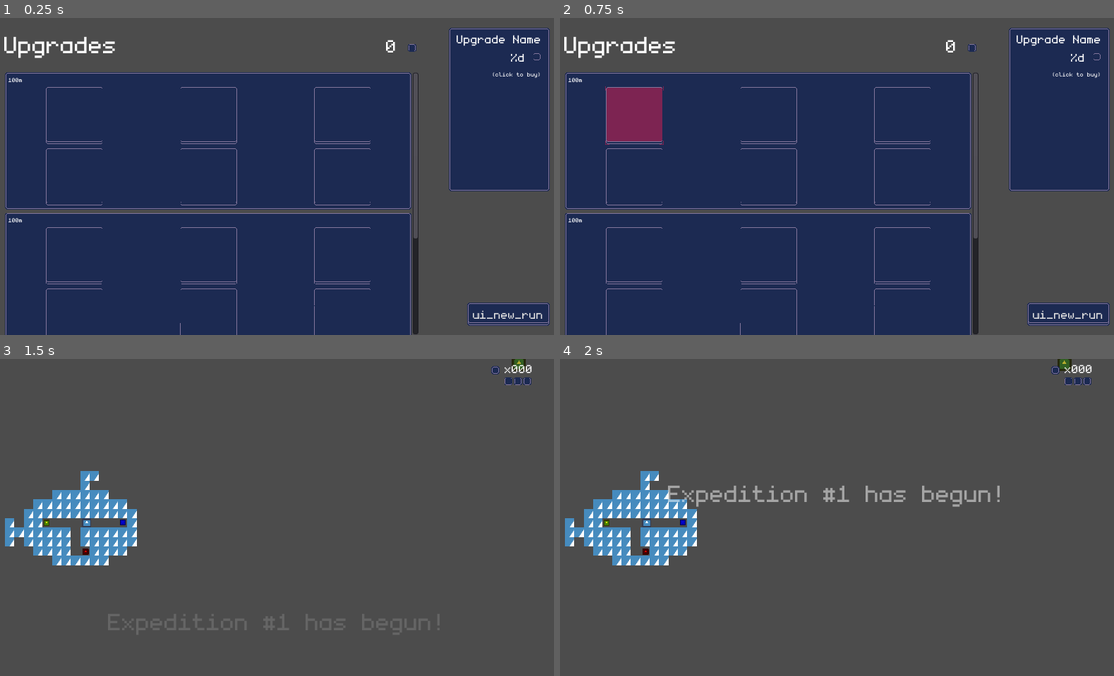
Above: before the commit, frames 1-4 (two rows, left to right).
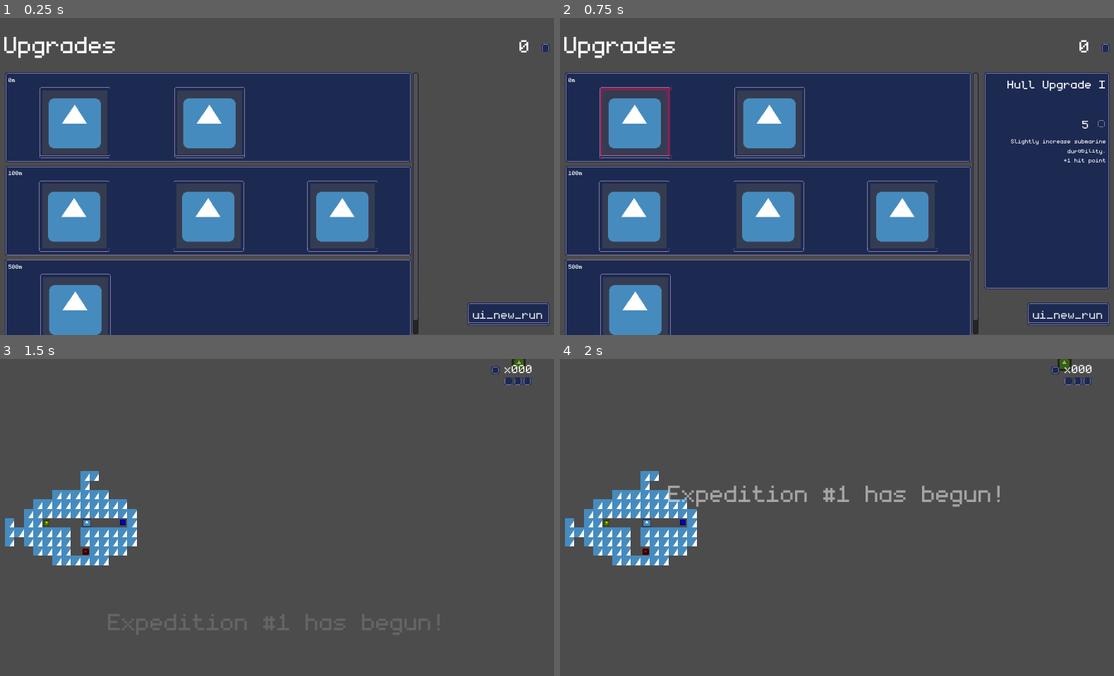
Above: after the commit, the same moments.

Repository: dmitriy-shmilo/gwj41
Game: Godot game, scene res://shop_screen/shop_screen.tscn
The game is run twice, just before and just after one commit, with the same random seed, the same clock (stepped at 60 frames per second) and the same inputs. This scene is started directly instead of the project's main scene. The engine's default icon, where the game draws it, is replaced by a stand-in: a white triangle on a blue panel in a dark square.
Inputs (mouse positions are in pixels of both pictures, inside the frame that each line leads up to):
- Up to frame 1 (0.25 s): no input
- Up to frame 2 (0.75 s): click (632, 116) at 0.52 s
- Up to frame 3 (1.5 s): click "ui_new_run" at 1.25 s
- Up to frame 4 (2 s): no input

The runs differ from the first frame. In frame 1, 28% of the frame differs, in the area x 0-100%, y 3-100%; in frame 2, 30%; in frame 3, nothing differs; in frame 4, nothing differs.

Commit message:
Upgrade shop layout.

Diff:
--- /dev/null
+++ b/src/assets/art/default_upgrade_icon.tres
@@ -0,0 +1,8 @@
+[gd_resource type="AtlasTexture" load_steps=2 format=2]
+
+[ext_resource path="res://icon.png" type="Texture" id=1]
+
+[resource]
+flags = 4
+atlas = ExtResource( 1 )
+region = Rect2( 10, 10, 110, 110 )
--- a/src/data/upgrades/health1.tres
+++ b/src/data/upgrades/health1.tres
@@ -11,3 +11,4 @@
 type = 1
 title = "txt_up_health1"
 description = "txt_up_health1_d"
+purchased = false
--- a/src/data/upgrades/health2.tres
+++ b/src/data/upgrades/health2.tres
@@ -11,3 +11,4 @@
 type = 1
 title = "txt_up_health2"
 description = "txt_up_health2_d"
+purchased = false
--- a/src/data/upgrades/health3.tres
+++ b/src/data/upgrades/health3.tres
@@ -11,3 +11,4 @@
 type = 1
 title = "txt_up_health3"
 description = "txt_up_health3_d"
+purchased = false
--- a/src/data/upgrades/oxygen1.tres
+++ b/src/data/upgrades/oxygen1.tres
@@ -11,3 +11,4 @@
 type = 2
 title = "txt_up_oxygen1"
 description = "txt_up_oxygen1_d"
+purchased = false
--- a/src/data/upgrades/oxygen2.tres
+++ b/src/data/upgrades/oxygen2.tres
@@ -11,3 +11,4 @@
 type = 2
 title = "txt_up_oxygen2"
 description = "txt_up_oxygen2_d"
+purchased = false
--- a/src/data/upgrades/oxygen3.tres
+++ b/src/data/upgrades/oxygen3.tres
@@ -11,3 +11,4 @@
 type = 2
 title = "txt_up_oxygen3"
 description = "txt_up_oxygen3_d"
+purchased = false
--- a/src/data/upgrades/upgrade.gd
+++ b/src/data/upgrades/upgrade.gd
@@ -17,3 +17,4 @@
 export(String) var title = "txt_upgrade_title"
 export(String) var description = "txt_upgrade_description"
 export(Texture) var icon
+export(bool) var purchased = false
--- a/src/data/upgrades/upgrade_registry.gd
+++ b/src/data/upgrades/upgrade_registry.gd
@@ -14,11 +14,12 @@
 
 func _ready() -> void:
 	_load()
-	print(_milestone_map)
 
 
 func get_progress_milestones() -> Array:
-	return _milestone_map.keys().sort()
+	var result = _milestone_map.keys().duplicate()
+	result.sort()
+	return result
 
 
 func get_purchased_upgrades() -> Array:
@@ -31,11 +32,16 @@
 	return result
 
 
+func get_milestone_upgrades(milestone: int) -> Array:
+	return _milestone_map[milestone]
+
+
 func _load() -> void:
 	for upgrade in UPGRADES:
 		if not _milestone_map.has(upgrade.required_progress):
 			_milestone_map[upgrade.required_progress] = []
 
+		upgrade.purchased = UserSaveData.unlocked_upgrades.has(upgrade.id)
 		_milestone_map[upgrade.required_progress].append(upgrade)
 
 	for key in _milestone_map.keys():
--- a/src/score_screen/score_screen.tscn
+++ b/src/score_screen/score_screen.tscn
@@ -21,7 +21,7 @@
 custom_fonts/normal_font = ExtResource( 1 )
 bbcode_enabled = true
 bbcode_text = "[center]Expedition %d complete.[/center]"
-text = "Expedition %d complete."
+text = "[center]Expedition %d complete.[/center]"
 __meta__ = {
 "_edit_use_anchors_": false
 }
@@ -32,7 +32,7 @@
 margin_bottom = 196.0
 bbcode_enabled = true
 bbcode_text = "[center]  %d [img]res://assets/art/treasure_icon.tres[/img][/center]"
-text = "  %d "
+text = "[center]  %d [img]res://assets/art/treasure_icon.tres[/img][/center]"
 __meta__ = {
 "_edit_use_anchors_": false
 }
@@ -43,7 +43,7 @@
 margin_bottom = 230.0
 bbcode_enabled = true
 bbcode_text = "[center]+ %d [img]res://assets/art/treasure_icon.tres[/img][/center]"
-text = "+ %d "
+text = "[center]+ %d [img]res://assets/art/treasure_icon.tres[/img][/center]"
 __meta__ = {
 "_edit_use_anchors_": false
 }
@@ -54,7 +54,7 @@
 margin_bottom = 281.0
 bbcode_enabled = true
 bbcode_text = "[center]+ %d [img]res://assets/art/treasure_icon.tres[/img][/center]"
-text = "+ %d "
+text = "[center]+ %d [img]res://assets/art/treasure_icon.tres[/img][/center]"
 __meta__ = {
 "_edit_use_anchors_": false
 }
--- a/src/shop_screen/shop_screen.gd
+++ b/src/shop_screen/shop_screen.gd
@@ -1,11 +1,31 @@
 extends Control
 
+const UPGRADE_PANEL_SCENE = preload("res://shop_screen/upgrade_panel.tscn")
 
 onready var _current_treasure_label = $"CurrentTreasureLabel"
-
+onready var _upgrade_list = $"ScrollContainer/UpgradeList"
+onready var _sidebar_container = $"SideBarContainer"
+onready var _upgrade_name_label = $"SideBarContainer/VBoxContainer/UpgradeNameLabel"
+onready var _upgrade_price_label = $"SideBarContainer/VBoxContainer/UpgradePriceLabel"
+onready var _upgrade_description_label = $"SideBarContainer/VBoxContainer/UpgradeDescriptionLabel"
 
 func _ready() -> void:
 	_current_treasure_label.bbcode_text = tr("txt_treasure_count_right") % UserSaveData.current_treasure
+
+	var milestones = UpgradeRegistry.get_progress_milestones()
+
+	for milestone in milestones:
+		var panel = UPGRADE_PANEL_SCENE.instance()
+		panel.setup(milestone, UpgradeRegistry.get_milestone_upgrades(milestone))
+		panel.connect("upgrade_selected", self, "_on_upgrade_selected")
+		_upgrade_list.add_child(panel)
+
+
+func _on_upgrade_selected(sender, upgrade: Upgrade) -> void:
+	_sidebar_container.visible = true
+	_upgrade_name_label.text = tr(upgrade.title)
+	_upgrade_description_label.text = tr(upgrade.description)
+	_upgrade_price_label.bbcode_text = tr("txt_treasure_count_right") % upgrade.price
 
 
 func _on_NewRunButton_pressed() -> void:
--- a/src/shop_screen/shop_screen.tscn
+++ b/src/shop_screen/shop_screen.tscn
@@ -7,7 +7,7 @@
 [ext_resource path="res://ui/font_body.tres" type="DynamicFont" id=5]
 [ext_resource path="res://shop_screen/shop_screen.gd" type="Script" id=6]
 
-[node name="Control" type="Control"]
+[node name="Shop" type="Control"]
 anchor_right = 1.0
 anchor_bottom = 1.0
 theme = ExtResource( 1 )
@@ -17,13 +17,14 @@
 }
 
 [node name="SideBarContainer" type="PanelContainer" parent="."]
+visible = false
 anchor_left = 1.0
 anchor_right = 1.0
 anchor_bottom = 1.0
-margin_left = -189.0
-margin_top = 16.0
+margin_left = -231.0
+margin_top = 92.0
 margin_right = -16.0
-margin_bottom = -244.0
+margin_bottom = -77.0
 rect_min_size = Vector2( 170, 280 )
 size_flags_vertical = 5
 __meta__ = {
@@ -31,31 +32,35 @@
 }
 
 [node name="VBoxContainer" type="VBoxContainer" parent="SideBarContainer"]
-margin_left = 14.0
+margin_left = 7.0
 margin_top = 7.0
-margin_right = 158.0
-margin_bottom = 273.0
-size_flags_horizontal = 4
+margin_right = 208.0
+margin_bottom = 364.0
 
 [node name="UpgradeNameLabel" type="Label" parent="SideBarContainer/VBoxContainer"]
-margin_right = 144.0
+margin_right = 201.0
 margin_bottom = 26.0
+rect_min_size = Vector2( 0, 64 )
+size_flags_vertical = 1
 text = "Upgrade Name"
 align = 2
+autowrap = true
 
 [node name="UpgradePriceLabel" type="RichTextLabel" parent="SideBarContainer/VBoxContainer"]
 margin_top = 30.0
-margin_right = 144.0
+margin_right = 201.0
 margin_bottom = 62.0
 rect_min_size = Vector2( 0, 32 )
 custom_fonts/normal_font = ExtResource( 5 )
 bbcode_enabled = true
 bbcode_text = "[right]  %d [img]res://assets/art/treasure_icon.tres[/img][/right]"
 text = "  %d "
+fit_content_height = true
+scroll_active = false
 
 [node name="UpgradeDescriptionLabel" type="Label" parent="SideBarContainer/VBoxContainer"]
 margin_top = 66.0
-margin_right = 144.0
+margin_right = 201.0
 margin_bottom = 79.0
 size_flags_vertical = 1
 custom_fonts/font = ExtResource( 4 )
@@ -72,310 +77,11 @@
 "_edit_use_anchors_": false
 }
 
-[node name="VBoxContainer" type="VBoxContainer" parent="ScrollContainer"]
-margin_right = 693.0
-margin_bottom = 713.0
+[node name="UpgradeList" type="VBoxContainer" parent="ScrollContainer"]
+margin_right = 705.0
+margin_bottom = 448.0
 size_flags_horizontal = 3
 size_flags_vertical = 3
-
-[node name="Panel" type="PanelContainer" parent="ScrollContainer/VBoxContainer"]
-margin_right = 693.0
-margin_bottom = 235.0
-__meta__ = {
-"_edit_use_anchors_": false
-}
-
-[node name="VBoxContainer" type="VBoxContainer" parent="ScrollContainer/VBoxContainer/Panel"]
-margin_left = 7.0
-margin_top = 7.0
-margin_right = 686.0
-margin_bottom = 228.0
-
-[node name="ProgressLabel" type="Label" parent="ScrollContainer/VBoxContainer/Panel/VBoxContainer"]
-margin_right = 679.0
-margin_bottom = 13.0
-custom_fonts/font = ExtResource( 4 )
-text = "100m"
-
-[node name="GridContainer" type="GridContainer" parent="ScrollContainer/VBoxContainer/Panel/VBoxContainer"]
-margin_top = 17.0
-margin_right = 679.0
-margin_bottom = 221.0
-size_flags_horizontal = 3
-columns = 3
-
-[node name="AspectRatioContainer" type="AspectRatioContainer" parent="ScrollContainer/VBoxContainer/Panel/VBoxContainer/GridContainer"]
-margin_right = 223.0
-margin_bottom = 100.0
-size_flags_horizontal = 3
-
-[node name="Button" type="Button" parent="ScrollContainer/VBoxContainer/Panel/VBoxContainer/GridContainer/AspectRatioContainer"]
-margin_left = 61.5
-margin_right = 161.5
-margin_bottom = 100.0
-rect_min_size = Vector2( 0, 100 )
-
-[node name="AspectRatioContainer2" type="AspectRatioContainer" parent="ScrollContainer/VBoxContainer/Panel/VBoxContainer/GridContainer"]
-margin_left = 227.0
-margin_right = 450.0
-margin_bottom = 100.0
-size_flags_horizontal = 3
-
-[node name="Button" type="Button" parent="ScrollContainer/VBoxContainer/Panel/VBoxContainer/GridContainer/AspectRatioContainer2"]
-margin_left = 61.5
-margin_right = 161.5
-margin_bottom = 100.0
-rect_min_size = Vector2( 0, 100 )
-
-[node name="AspectRatioContainer3" type="AspectRatioContainer" parent="ScrollContainer/VBoxContainer/Panel/VBoxContainer/GridContainer"]
-margin_left = 454.0
-margin_right = 677.0
-margin_bottom = 100.0
-size_flags_horizontal = 3
-
-[node name="Button" type="Button" parent="ScrollContainer/VBoxContainer/Panel/VBoxContainer/GridContainer/AspectRatioContainer3"]
-margin_left = 61.5
-margin_right = 161.5
-margin_bottom = 100.0
-rect_min_size = Vector2( 0, 100 )
-
-[node name="AspectRatioContainer4" type="AspectRatioContainer" parent="ScrollContainer/VBoxContainer/Panel/VBoxContainer/GridContainer"]
-margin_top = 104.0
-margin_right = 223.0
-margin_bottom = 204.0
-size_flags_horizontal = 3
-
-[node name="Button" type="Button" parent="ScrollContainer/VBoxContainer/Panel/VBoxContainer/GridContainer/AspectRatioContainer4"]
-margin_left = 61.5
-margin_right = 161.5
-margin_bottom = 100.0
-rect_min_size = Vector2( 0, 100 )
-
-[node name="AspectRatioContainer5" type="AspectRatioContainer" parent="ScrollContainer/VBoxContainer/Panel/VBoxContainer/GridContainer"]
-margin_left = 227.0
-margin_top = 104.0
-margin_right = 450.0
-margin_bottom = 204.0
-size_flags_horizontal = 3
-
-[node name="Button" type="Button" parent="ScrollContainer/VBoxContainer/Panel/VBoxContainer/GridContainer/AspectRatioContainer5"]
-margin_left = 61.5
-margin_right = 161.5
-margin_bottom = 100.0
-rect_min_size = Vector2( 0, 100 )
-
-[node name="AspectRatioContainer6" type="AspectRatioContainer" parent="ScrollContainer/VBoxContainer/Panel/VBoxContainer/GridContainer"]
-margin_left = 454.0
-margin_top = 104.0
-margin_right = 677.0
-margin_bottom = 204.0
-size_flags_horizontal = 3
-
-[node name="Button" type="Button" parent="ScrollContainer/VBoxContainer/Panel/VBoxContainer/GridContainer/AspectRatioContainer6"]
-margin_left = 61.5
-margin_right = 161.5
-margin_bottom = 100.0
-rect_min_size = Vector2( 0, 100 )
-
-[node name="Panel2" type="PanelContainer" parent="ScrollContainer/VBoxContainer"]
-margin_top = 239.0
-margin_right = 693.0
-margin_bottom = 474.0
-__meta__ = {
-"_edit_use_anchors_": false
-}
-
-[node name="VBoxContainer" type="VBoxContainer" parent="ScrollContainer/VBoxContainer/Panel2"]
-margin_left = 7.0
-margin_top = 7.0
-margin_right = 686.0
-margin_bottom = 228.0
-
-[node name="ProgressLabel" type="Label" parent="ScrollContainer/VBoxContainer/Panel2/VBoxContainer"]
-margin_right = 679.0
-margin_bottom = 13.0
-custom_fonts/font = ExtResource( 4 )
-text = "100m"
-
-[node name="GridContainer" type="GridContainer" parent="ScrollContainer/VBoxContainer/Panel2/VBoxContainer"]
-margin_top = 17.0
-margin_right = 679.0
-margin_bottom = 221.0
-size_flags_horizontal = 3
-columns = 3
-
-[node name="AspectRatioContainer" type="AspectRatioContainer" parent="ScrollContainer/VBoxContainer/Panel2/VBoxContainer/GridContainer"]
-margin_right = 223.0
-margin_bottom = 100.0
-size_flags_horizontal = 3
-
-[node name="Button" type="Button" parent="ScrollContainer/VBoxContainer/Panel2/VBoxContainer/GridContainer/AspectRatioContainer"]
-margin_left = 61.5
-margin_right = 161.5
-margin_bottom = 100.0
-rect_min_size = Vector2( 0, 100 )
-
-[node name="AspectRatioContainer2" type="AspectRatioContainer" parent="ScrollContainer/VBoxContainer/Panel2/VBoxContainer/GridContainer"]
-margin_left = 227.0
-margin_right = 450.0
-margin_bottom = 100.0
-size_flags_horizontal = 3
-
-[node name="Button" type="Button" parent="ScrollContainer/VBoxContainer/Panel2/VBoxContainer/GridContainer/AspectRatioContainer2"]
-margin_left = 61.5
-margin_right = 161.5
-margin_bottom = 100.0
-rect_min_size = Vector2( 0, 100 )
-
-[node name="AspectRatioContainer3" type="AspectRatioContainer" parent="ScrollContainer/VBoxContainer/Panel2/VBoxContainer/GridContainer"]
-margin_left = 454.0
-margin_right = 677.0
-margin_bottom = 100.0
-size_flags_horizontal = 3
-
-[node name="Button" type="Button" parent="ScrollContainer/VBoxContainer/Panel2/VBoxContainer/GridContainer/AspectRatioContainer3"]
-margin_left = 61.5
-margin_right = 161.5
-margin_bottom = 100.0
-rect_min_size = Vector2( 0, 100 )
-
-[node name="AspectRatioContainer4" type="AspectRatioContainer" parent="ScrollContainer/VBoxContainer/Panel2/VBoxContainer/GridContainer"]
-margin_top = 104.0
-margin_right = 223.0
-margin_bottom = 204.0
-size_flags_horizontal = 3
-
-[node name="Button" type="Button" parent="ScrollContainer/VBoxContainer/Panel2/VBoxContainer/GridContainer/AspectRatioContainer4"]
-margin_left = 61.5
-margin_right = 161.5
-margin_bottom = 100.0
-rect_min_size = Vector2( 0, 100 )
-
-[node name="AspectRatioContainer5" type="AspectRatioContainer" parent="ScrollContainer/VBoxContainer/Panel2/VBoxContainer/GridContainer"]
-margin_left = 227.0
-margin_top = 104.0
-margin_right = 450.0
-margin_bottom = 204.0
-size_flags_horizontal = 3
-
-[node name="Button" type="Button" parent="ScrollContainer/VBoxContainer/Panel2/VBoxContainer/GridContainer/AspectRatioContainer5"]
-margin_left = 61.5
-margin_right = 161.5
-margin_bottom = 100.0
-rect_min_size = Vector2( 0, 100 )
-
-[node name="AspectRatioContainer6" type="AspectRatioContainer" parent="ScrollContainer/VBoxContainer/Panel2/VBoxContainer/GridContainer"]
-margin_left = 454.0
-margin_top = 104.0
-margin_right = 677.0
-margin_bottom = 204.0
-size_flags_horizontal = 3
-
-[node name="Button" type="Button" parent="ScrollContainer/VBoxContainer/Panel2/VBoxContainer/GridContainer/AspectRatioContainer6"]
-margin_left = 61.5
-margin_right = 161.5
-margin_bottom = 100.0
-rect_min_size = Vector2( 0, 100 )
-
-[node name="Panel3" type="PanelContainer" parent="ScrollContainer/VBoxContainer"]
-margin_top = 478.0
-margin_right = 693.0
-margin_bottom = 713.0
-__meta__ = {
-"_edit_use_anchors_": false
-}
-
-[node name="VBoxContainer" type="VBoxContainer" parent="ScrollContainer/VBoxContainer/Panel3"]
-margin_left = 7.0
-margin_top = 7.0
-margin_right = 686.0
-margin_bottom = 228.0
-
-[node name="ProgressLabel" type="Label" parent="ScrollContainer/VBoxContainer/Panel3/VBoxContainer"]
-margin_right = 679.0
-margin_bottom = 13.0
-custom_fonts/font = ExtResource( 4 )
-text = "100m"
-
-[node name="GridContainer" type="GridContainer" parent="ScrollContainer/VBoxContainer/Panel3/VBoxContainer"]
-margin_top = 17.0
-margin_right = 679.0
-margin_bottom = 221.0
-size_flags_horizontal = 3
-columns = 3
-
-[node name="AspectRatioContainer" type="AspectRatioContainer" parent="ScrollContainer/VBoxContainer/Panel3/VBoxContainer/GridContainer"]
-margin_right = 223.0
-margin_bottom = 100.0
-size_flags_horizontal = 3
-
-[node name="Button" type="Button" parent="ScrollContainer/VBoxContainer/Panel3/VBoxContainer/GridContainer/AspectRatioContainer"]
-margin_left = 61.5
-margin_right = 161.5
-margin_bottom = 100.0
-rect_min_size = Vector2( 0, 100 )
-
-[node name="AspectRatioContainer2" type="AspectRatioContainer" parent="ScrollContainer/VBoxContainer/Panel3/VBoxContainer/GridContainer"]
-margin_left = 227.0
-margin_right = 450.0
-margin_bottom = 100.0
-size_flags_horizontal = 3
-
-[node name="Button" type="Button" parent="ScrollContainer/VBoxContainer/Panel3/VBoxContainer/GridContainer/AspectRatioContainer2"]
-margin_left = 61.5
-margin_right = 161.5
-margin_bottom = 100.0
-rect_min_size = Vector2( 0, 100 )
-
-[node name="AspectRatioContainer3" type="AspectRatioContainer" parent="ScrollContainer/VBoxContainer/Panel3/VBoxContainer/GridContainer"]
-margin_left = 454.0
-margin_right = 677.0
-margin_bottom = 100.0
-size_flags_horizontal = 3
-
-[node name="Button" type="Button" parent="ScrollContainer/VBoxContainer/Panel3/VBoxContainer/GridContainer/AspectRatioContainer3"]
-margin_left = 61.5
-margin_right = 161.5
-margin_bottom = 100.0
-rect_min_size = Vector2( 0, 100 )
-
-[node name="AspectRatioContainer4" type="AspectRatioContainer" parent="ScrollContainer/VBoxContainer/Panel3/VBoxContainer/GridContainer"]
-margin_top = 104.0
-margin_right = 223.0
-margin_bottom = 204.0
-size_flags_horizontal = 3
-
-[node name="Button" type="Button" parent="ScrollContainer/VBoxContainer/Panel3/VBoxContainer/GridContainer/AspectRatioContainer4"]
-margin_left = 61.5
-margin_right = 161.5
-margin_bottom = 100.0
-rect_min_size = Vector2( 0, 100 )
-
-[node name="AspectRatioContainer5" type="AspectRatioContainer" parent="ScrollContainer/VBoxContainer/Panel3/VBoxContainer/GridContainer"]
-margin_left = 227.0
-margin_top = 104.0
-margin_right = 450.0
-margin_bottom = 204.0
-size_flags_horizontal = 3
-
-[node name="Button" type="Button" parent="ScrollContainer/VBoxContainer/Panel3/VBoxContainer/GridContainer/AspectRatioContainer5"]
-margin_left = 61.5
-margin_right = 161.5
-margin_bottom = 100.0
-rect_min_size = Vector2( 0, 100 )
-
-[node name="AspectRatioContainer6" type="AspectRatioContainer" parent="ScrollContainer/VBoxContainer/Panel3/VBoxContainer/GridContainer"]
-margin_left = 454.0
-margin_top = 104.0
-margin_right = 677.0
-margin_bottom = 204.0
-size_flags_horizontal = 3
-
-[node name="Button" type="Button" parent="ScrollContainer/VBoxContainer/Panel3/VBoxContainer/GridContainer/AspectRatioContainer6"]
-margin_left = 61.5
-margin_right = 161.5
-margin_bottom = 100.0
-rect_min_size = Vector2( 0, 100 )
 
 [node name="Label" type="Label" parent="."]
 margin_left = 16.0
@@ -393,7 +99,7 @@
 anchor_right = 1.0
 margin_left = -581.0
 margin_top = 26.0
-margin_right = -243.0
+margin_right = -16.0
 margin_bottom = 66.0
 rect_clip_content = false
 custom_fonts/normal_font = ExtResource( 3 )
--- /dev/null
+++ b/src/shop_screen/upgrade_button.gd
@@ -0,0 +1,19 @@
+extends AspectRatioContainer
+
+signal selected(sender, upgrade)
+
+onready var _button = $"Button"
+
+var _upgrade: Upgrade
+
+
+func setup(upgrade: Upgrade) -> void:
+	_upgrade = upgrade
+
+
+func _on_Button_mouse_entered() -> void:
+	_button.grab_focus()
+
+
+func _on_Button_focus_entered() -> void:
+	emit_signal("selected", self, _upgrade)
--- /dev/null
+++ b/src/shop_screen/upgrade_button.tscn
@@ -0,0 +1,25 @@
+[gd_scene load_steps=4 format=2]
+
+[ext_resource path="res://assets/art/default_upgrade_icon.tres" type="Texture" id=1]
+[ext_resource path="res://ui/default_theme.tres" type="Theme" id=2]
+[ext_resource path="res://shop_screen/upgrade_button.gd" type="Script" id=3]
+
+[node name="UpgradeButton" type="AspectRatioContainer"]
+margin_right = 223.0
+margin_bottom = 124.0
+size_flags_horizontal = 3
+theme = ExtResource( 2 )
+script = ExtResource( 3 )
+__meta__ = {
+"_edit_use_anchors_": false
+}
+
+[node name="Button" type="Button" parent="."]
+margin_left = 49.5
+margin_right = 173.5
+margin_bottom = 124.0
+rect_min_size = Vector2( 0, 100 )
+icon = ExtResource( 1 )
+
+[connection signal="focus_entered" from="Button" to="." method="_on_Button_focus_entered"]
+[connection signal="mouse_entered" from="Button" to="." method="_on_Button_mouse_entered"]
--- /dev/null
+++ b/src/shop_screen/upgrade_panel.gd
@@ -0,0 +1,29 @@
+extends PanelContainer
+
+signal upgrade_selected(sender, upgrade)
+
+const UPGRADE_BUTTON_SCENE = preload("res://shop_screen/upgrade_button.tscn")
+
+onready var _milestone_label = $"VBoxContainer/MilestoneLabel"
+onready var _grid_container = $"VBoxContainer/GridContainer"
+
+var _milestone = 0
+var _upgrades = []
+
+func _ready() -> void:
+	_milestone_label.text = tr("txt_milestone") % _milestone
+
+	for upgrade in _upgrades:
+		var button = UPGRADE_BUTTON_SCENE.instance()
+		button.setup(upgrade)
+		button.connect("selected", self, "_on_button_selected")
+		_grid_container.add_child(button)
+
+
+func setup(milestone: int, upgrades: Array) -> void:
+	_milestone = milestone
+	_upgrades = upgrades
+
+
+func _on_button_selected(sender, upgrade) -> void:
+	emit_signal("upgrade_selected", sender, upgrade)
--- /dev/null
+++ b/src/shop_screen/upgrade_panel.tscn
@@ -0,0 +1,33 @@
+[gd_scene load_steps=4 format=2]
+
+[ext_resource path="res://ui/font_small.tres" type="DynamicFont" id=1]
+[ext_resource path="res://ui/default_theme.tres" type="Theme" id=2]
+[ext_resource path="res://shop_screen/upgrade_panel.gd" type="Script" id=3]
+
+[node name="UpgradePanel" type="PanelContainer"]
+margin_right = 705.0
+margin_bottom = 31.0
+theme = ExtResource( 2 )
+script = ExtResource( 3 )
+__meta__ = {
+"_edit_use_anchors_": false
+}
+
+[node name="VBoxContainer" type="VBoxContainer" parent="."]
+margin_left = 7.0
+margin_top = 7.0
+margin_right = 698.0
+margin_bottom = 24.0
+
+[node name="MilestoneLabel" type="Label" parent="VBoxContainer"]
+margin_right = 691.0
+margin_bottom = 13.0
+custom_fonts/font = ExtResource( 1 )
+text = "100m"
+
+[node name="GridContainer" type="GridContainer" parent="VBoxContainer"]
+margin_top = 17.0
+margin_right = 691.0
+margin_bottom = 17.0
+size_flags_horizontal = 3
+columns = 3
--- a/src/tr_keys.csv
+++ b/src/tr_keys.csv
@@ -31,15 +31,16 @@
 txt_treasure_count_plus,"[center]+ %d [img]res://assets/art/treasure_icon.tres[/img][/center]",
 txt_treasure_count_right,"[right]  %d [img]res://assets/art/treasure_icon.tres[/img][/right]",
 txt_run_title,"Expedition #%d has begun!","Экспедиция №%d началась!"
+txt_milestone,"%dm",
 txt_up_health1,"Hull Upgrade I",
 txt_up_health2,"Hull Upgrade II",
 txt_up_health3,"Hull Upgrade III",
-txt_up_health1_d,"Slightly increase submarine durability. +1 hit point",
-txt_up_health2_d,"Further increase submarine durability. +1 hit point",
-txt_up_health3_d,"Maximize submarine durability. +1 hit point",
+txt_up_health1_d,"Slightly increase submarine durability.\n+1 hit point",
+txt_up_health2_d,"Further increase submarine durability.\n+1 hit point",
+txt_up_health3_d,"Maximize submarine durability.\n+1 hit point",
 txt_up_oxygen1,"Oxygen Upgrade I",
 txt_up_oxygen2,"Oxygen Upgrade II",
 txt_up_oxygen3,"Oxygen Upgrade III",
-txt_up_oxygen1_d,"Take a deep breath before submersion. +30 seconds of oxygen.",
-txt_up_oxygen2_d,"Extra can of oxygen. +60 seconds of oxygen.",
-txt_up_oxygen3_d,"Maintain steady breath rate. +120 seconds of oxygen.",
+txt_up_oxygen1_d,"Take a deep breath before submersion.\n+30 seconds of oxygen.",
+txt_up_oxygen2_d,"Extra can of compressed air.\n+60 seconds of oxygen.",
+txt_up_oxygen3_d,"Maintain steady breath rate.\n+120 seconds of oxygen.",
